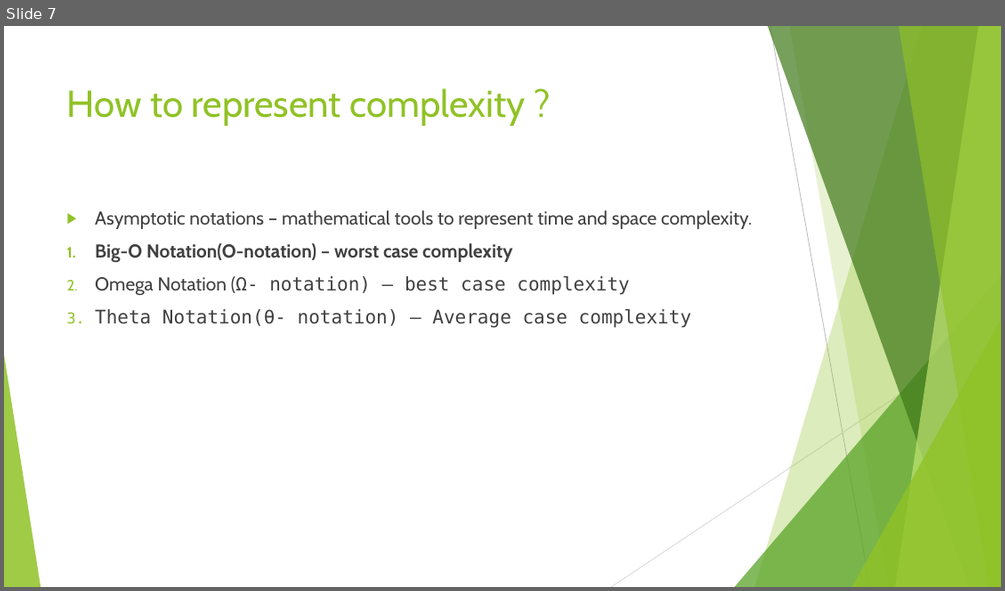
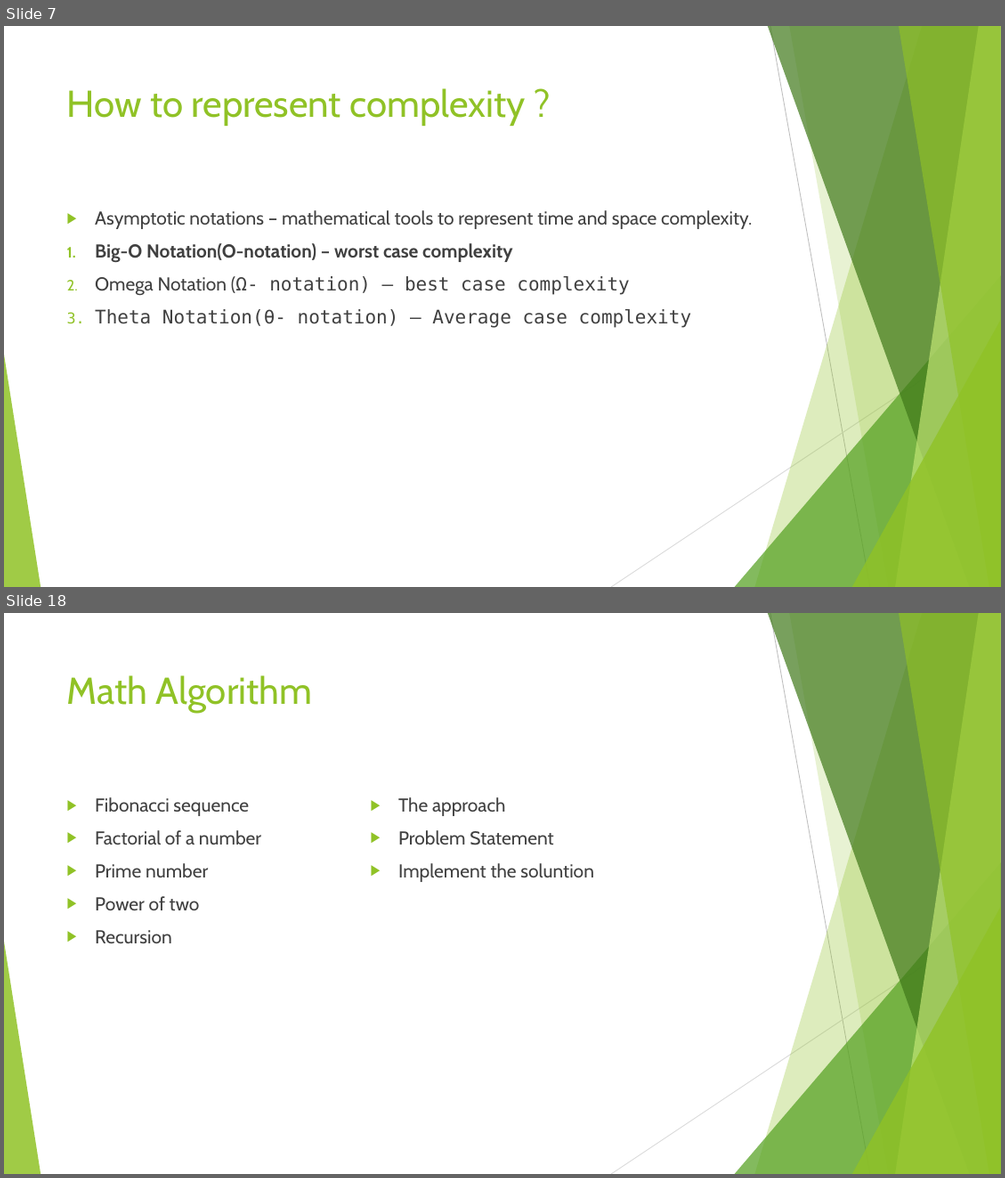
Before and after one commit to divyaparyani67/DSA, a slide deck: DSA- Learning.pptx. Shown one above the other, each under a label of ours: slide 7 before the commit, slides 7 and 18 after it; the slides between them are not shown. The pictures are 1005x591 and 1005x1178 pixels, drawn with LibreOffice and Linux fonts; fonts in the diff are those of the drawing. Boxes give left, top, right and bottom in pixels: in the first picture for what was removed or moved away, otherwise in the second. Text is boxed around its words. In the diff, an @@ line names an element or a change of style, - is before the commit and + after.

```diff
--- a/DSA- Learning.pptx
+++ b/DSA- Learning.pptx
@@ slide 18 added at bbox=[4, 613, 1001, 1174], background #FFFFFF; not listed: 10 template elements that a slide beside it also shows @@
@@ title added at bbox=[67, 675, 313, 713], 36 pt, text #90C226 @@
+Math Algorithm
@@ text added at bbox=[95, 797, 261, 943], 18 pt, text #404040 @@
+▶ Fibonacci sequence
+▶ Factorial of a number
+▶ Prime number
+▶ Power of two
+▶ Recursion
@@ text added at bbox=[398, 797, 594, 882], 18 pt, text #404040 @@
+▶ The approach
+▶ Problem Statement
+▶ Implement the soluntion
```
Also in this commit, not shown: 10 other slides added, 1 other file.
